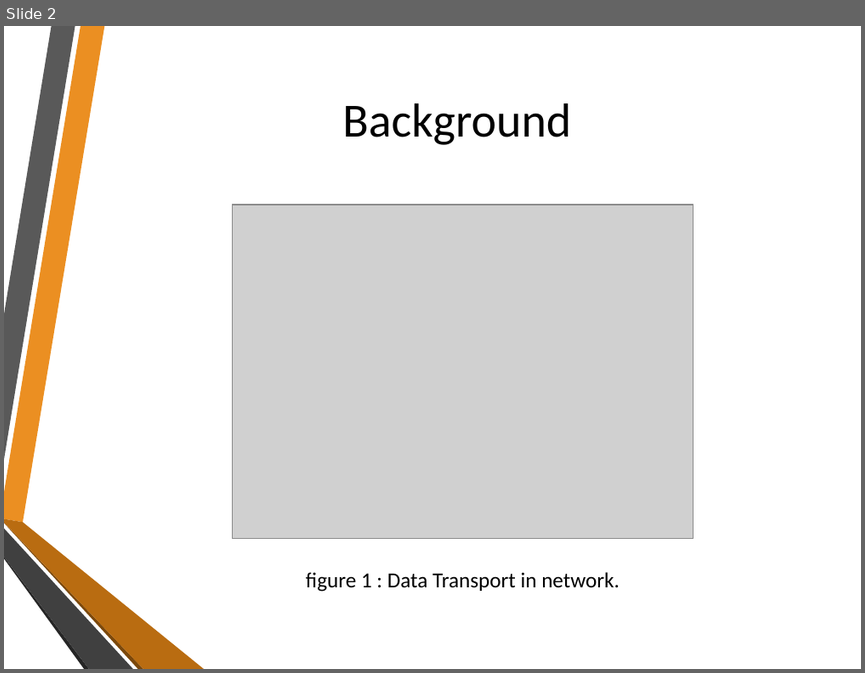
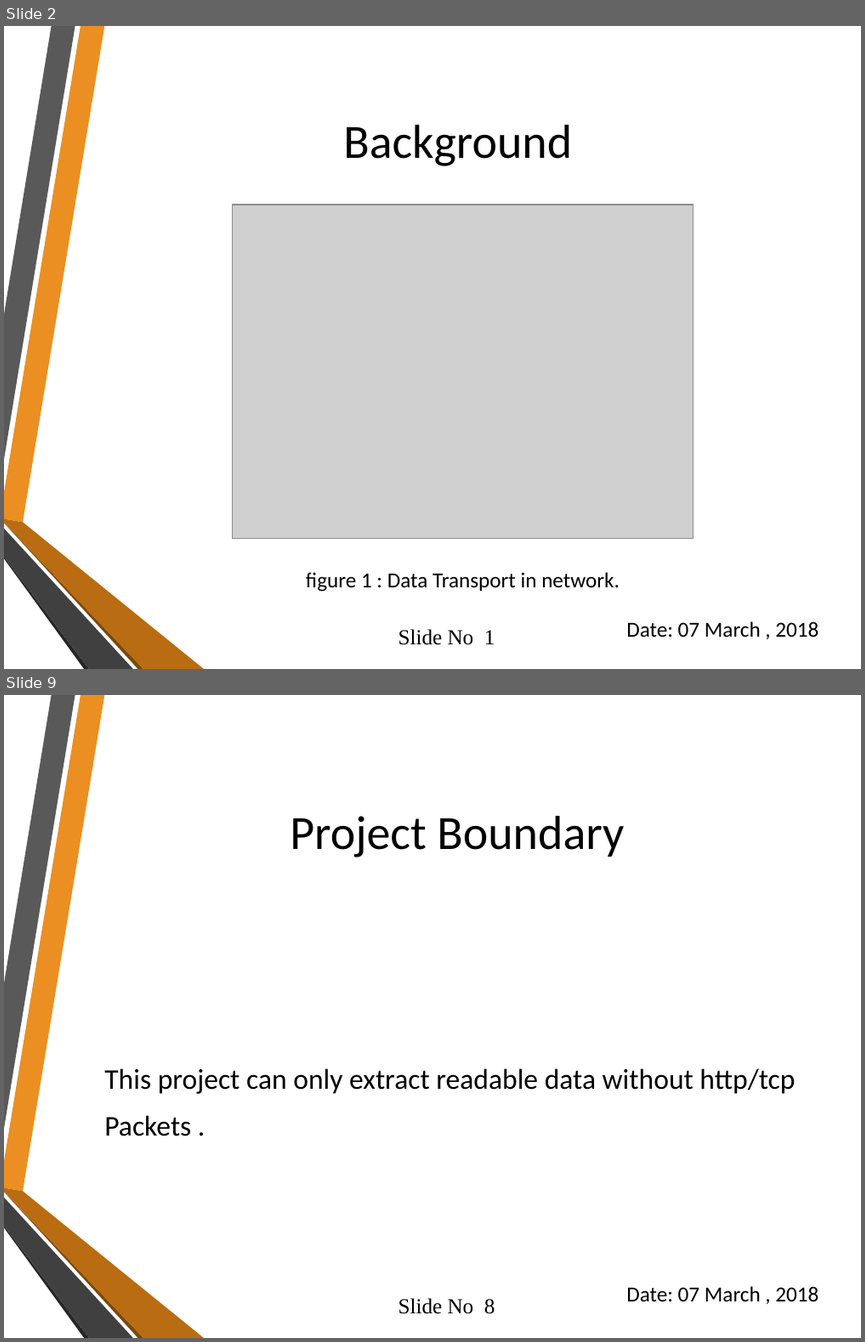
Before and after one commit to PritomKumar/SPLproject-1, a slide deck: Extracting Text File From Downloaded Packet File.pptx. Shown one above the other, each under a label of ours: slide 2 before the commit, slides 2 and 9 after it; the slides between them are not shown. The pictures are 865x673 and 865x1342 pixels, drawn with LibreOffice and Linux fonts; fonts in the diff are those of the drawing; grey boxes stand for pictures; background and template pictures are left out. Boxes give left, top, right and bottom in pixels: in the first picture for what was removed or moved away, otherwise in the second. Text is boxed around its words. In the diff, an @@ line names an element or a change of style, - is before the commit and + after.

```diff
--- a/Extracting Text File From Downloaded Packet File.pptx
+++ b/Extracting Text File From Downloaded Packet File.pptx
@@ slide 9 added at [4, 695, 861, 1338], background picture (left out); not listed: 6 template elements that a slide beside it also shows @@
@@ title added at [290, 816, 624, 857], 40 pt, text #000000 @@
+Project Boundary
@@ text added at [104, 1068, 794, 1136], 24 pt, text #000000 @@
+This project can only extract readable data without http/tcp
+Packets .
@@ text added at [398, 1298, 495, 1314], 18 pt, text #000000 @@
+Slide No 8
@@ text added at [626, 1286, 818, 1301], 18 pt, text #000000 @@
+Date: 07 March , 2018
@@ slide 2 changed as well @@
@@ title "Background": place and size @@
-title "Background" at [342, 103, 571, 145]
+title "Background" at [343, 125, 572, 166]
@@ text added at [398, 629, 495, 645], 18 pt, text #000000 @@
+Slide No 1
@@ text added at [626, 621, 818, 636], 18 pt, text #000000 @@
+Date: 07 March , 2018
```
Also in this commit, not shown: 1 other slide changed, 7 other slides added, 4 slides removed, 5 other files.
